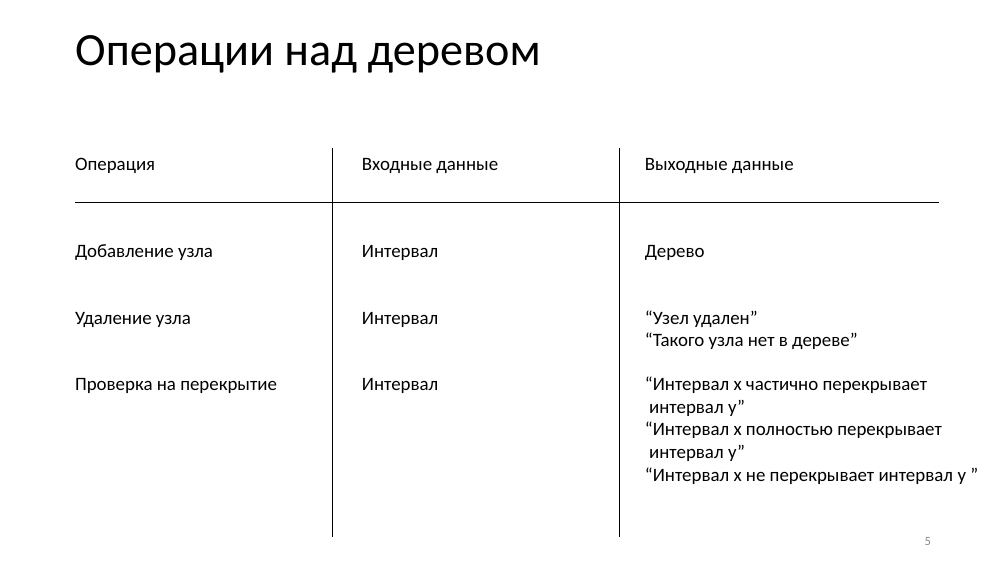
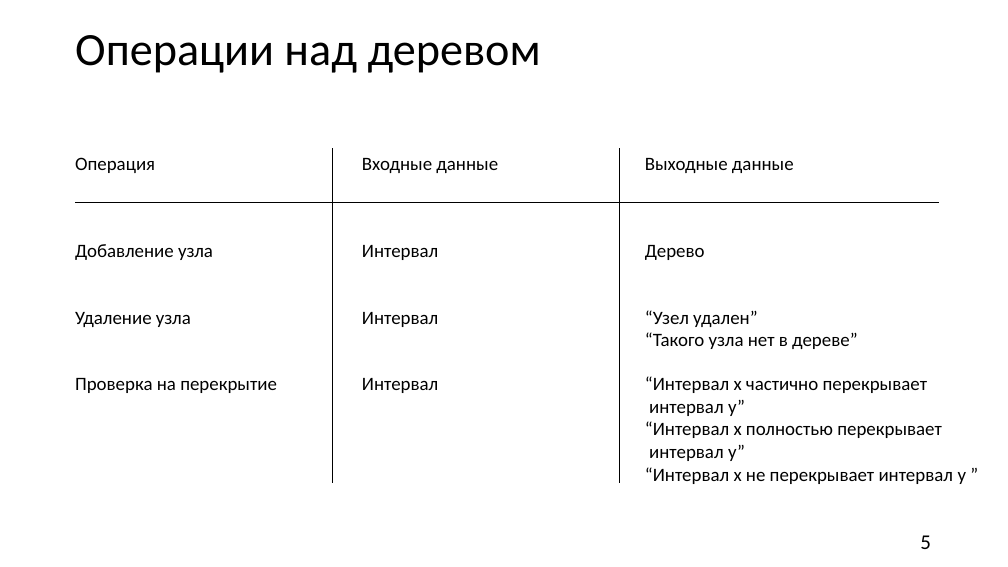
Before and after one commit to nikitachurganov/Interval-Tree, a slide deck: slide 5 of АиСД дерево.pptx. Drawn at 1008x567 pixels with LibreOffice and Linux fonts; fonts in the diff are those of the drawing. Boxes give left, top, right and bottom in pixels: in the first picture for what was removed or moved away, otherwise in the second. Text is boxed around its words. In the diff, an @@ line names an element or a change of style, - is before the commit and + after.

```diff
--- a/АиСД дерево.pptx
+++ b/АиСД дерево.pptx
@@ line moved from (333, 148) - (333, 537) to (333, 148) - (333, 483) @@
@@ line moved from (619, 148) - (619, 537) to (619, 148) - (619, 483) @@
@@ page number at (920, 535, 931, 549): size 12 to 20 pt, text colour #8C8C8C to #000000 @@
```
Also in this commit, not shown: 11 other slides changed, 8 other files.
